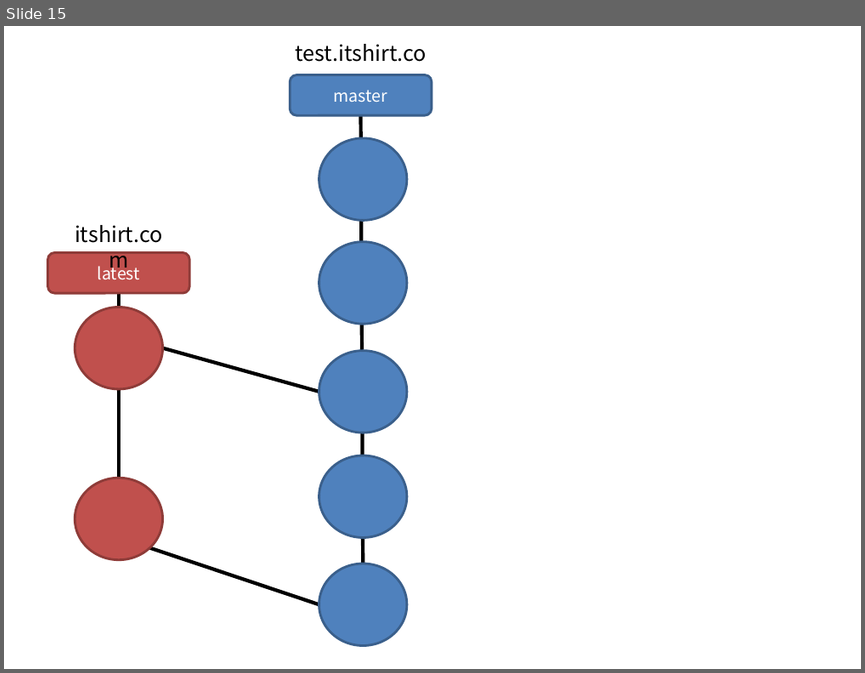
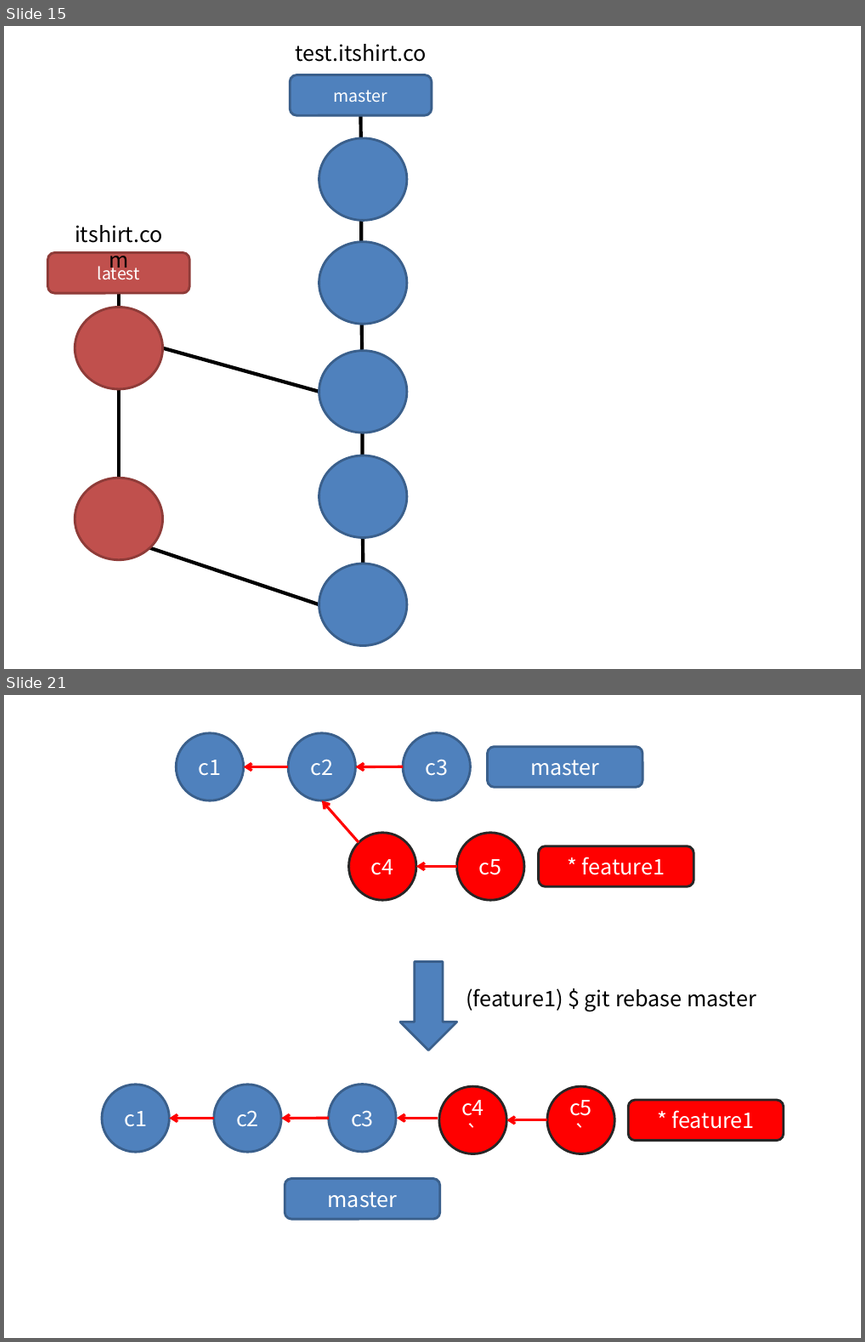
Before and after one commit to devToroko/git_study, a slide deck: 이미지작업.pptx. Shown one above the other, each under a label of ours: slide 15 before the commit, slides 15 and 21 after it; the slides between them are not shown. The pictures are 865x673 and 865x1342 pixels, drawn with LibreOffice and Linux fonts; fonts in the diff are those of the drawing. Boxes give left, top, right and bottom in pixels: in the first picture for what was removed or moved away, otherwise in the second. Text is boxed around its words. In the diff, an @@ line names an element or a change of style, - is before the commit and + after.

```diff
--- a/이미지작업.pptx
+++ b/이미지작업.pptx
@@ slide 21 added at bbox=[4, 695, 861, 1338], background #FFFFFF @@
@@ ellipse added at bbox=[177, 733, 244, 801], fill #4F81BD, outline #3A5F8C 2 pt, 18 pt, text #FFFFFF @@
+c1
@@ ellipse added at bbox=[289, 733, 356, 801], fill #4F81BD, outline #3A5F8C 2 pt, 18 pt, text #FFFFFF @@
+c2
@@ ellipse added at bbox=[403, 732, 470, 800], fill #4F81BD, outline #3A5F8C 2 pt, 18 pt, text #FFFFFF @@
+c3
@@ arrow added from (289, 767) to (244, 767), #FF0000 2.25 pt @@
@@ arrow added from (403, 767) to (355, 767), #FF0000 2.25 pt @@
@@ rounded rectangle added at bbox=[488, 746, 642, 787], fill #4F81BD, outline #3A5F8C 2 pt, 18 pt, text #FFFFFF @@
+master
@@ arrow added from (358, 842) to (322, 800), #FF0000 2.25 pt @@
@@ ellipse added at bbox=[348, 833, 416, 901], fill #FF0000, outline #262626 2 pt, 18 pt, text #FFFFFF @@
+c4
@@ ellipse added at bbox=[456, 833, 524, 901], fill #FF0000, outline #262626 2 pt, 18 pt, text #FFFFFF @@
+c5
@@ rounded rectangle added at bbox=[539, 845, 693, 886], fill #FF0000, outline #262626 2 pt, 18 pt, text #FFFFFF @@
+* feature1
@@ arrow added from (456, 867) to (416, 867), #FF0000 2.25 pt @@
@@ down arrow added at bbox=[400, 961, 456, 1049], fill #4F81BD, outline #3A5F8C 2 pt @@
@@ text added at bbox=[466, 988, 756, 1012], 18 pt, text #000000 @@
+(feature1) $ git rebase master
@@ ellipse added at bbox=[102, 1084, 170, 1151], fill #4F81BD, outline #3A5F8C 2 pt, 18 pt, text #FFFFFF @@
+c1
@@ ellipse added at bbox=[214, 1084, 282, 1151], fill #4F81BD, outline #3A5F8C 2 pt, 18 pt, text #FFFFFF @@
+c2
@@ ellipse added at bbox=[329, 1084, 397, 1151], fill #4F81BD, outline #3A5F8C 2 pt, 18 pt, text #FFFFFF @@
+c3
@@ ellipse added at bbox=[439, 1087, 507, 1154], fill #FF0000, outline #262626 2 pt, 18 pt, text #FFFFFF @@
+c4`
@@ ellipse added at bbox=[547, 1087, 615, 1154], fill #FF0000, outline #262626 2 pt, 18 pt, text #FFFFFF @@
+c5`
@@ rounded rectangle added at bbox=[628, 1100, 783, 1140], fill #FF0000, outline #262626 2 pt, 18 pt, text #FFFFFF @@
+* feature1
@@ arrow added from (214, 1118) to (170, 1118), #FF0000 2.25 pt @@
@@ arrow added from (329, 1117) to (282, 1118), #FF0000 2.25 pt @@
@@ arrow added from (438, 1117) to (397, 1117), #FF0000 2.25 pt @@
@@ arrow added from (547, 1120) to (507, 1120), #FF0000 2.25 pt @@
@@ rounded rectangle added at bbox=[285, 1179, 440, 1219], fill #4F81BD, outline #3A5F8C 2 pt, 18 pt, text #FFFFFF @@
+master
```
Also in this commit, not shown: 7 other slides added, 37 other files.
